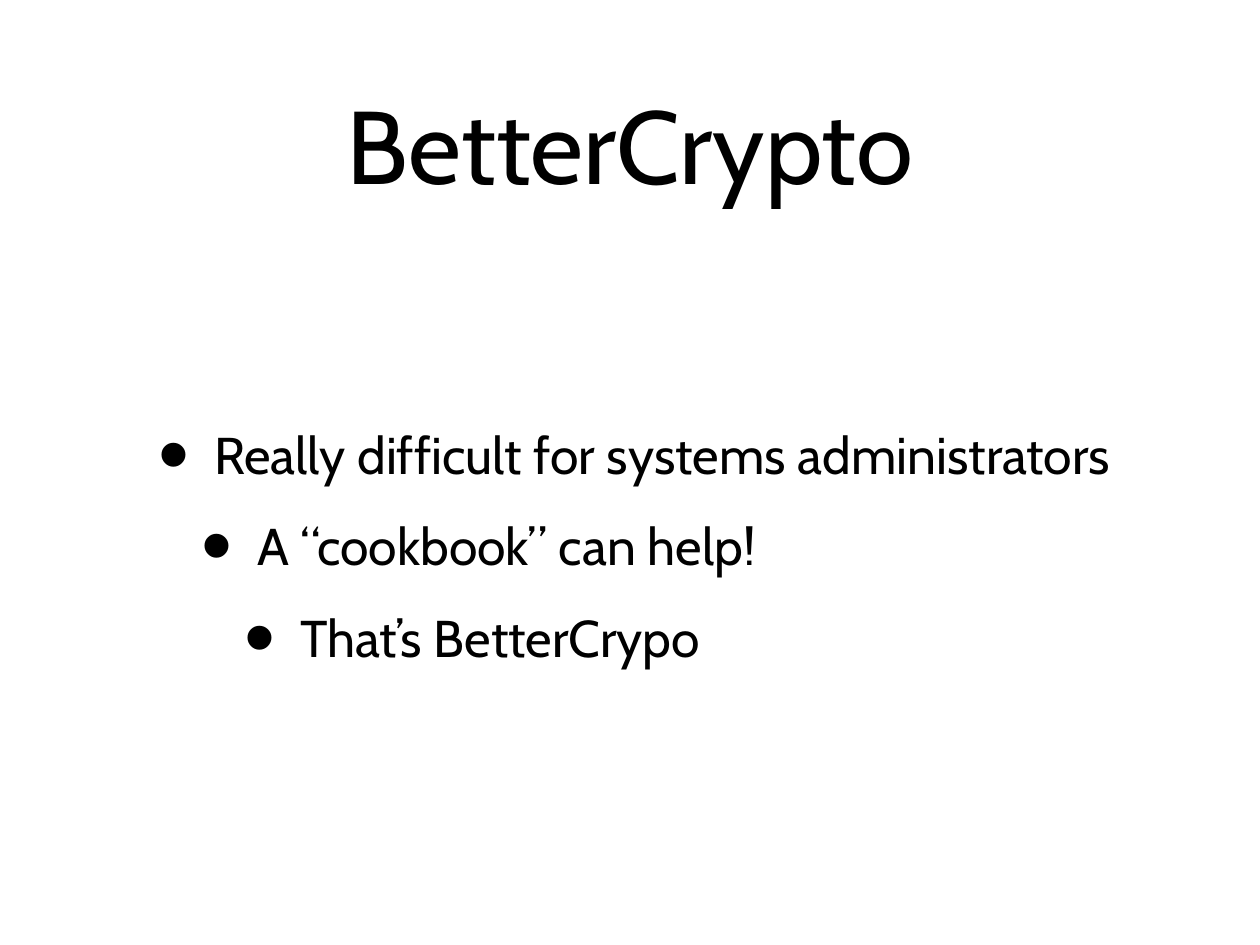
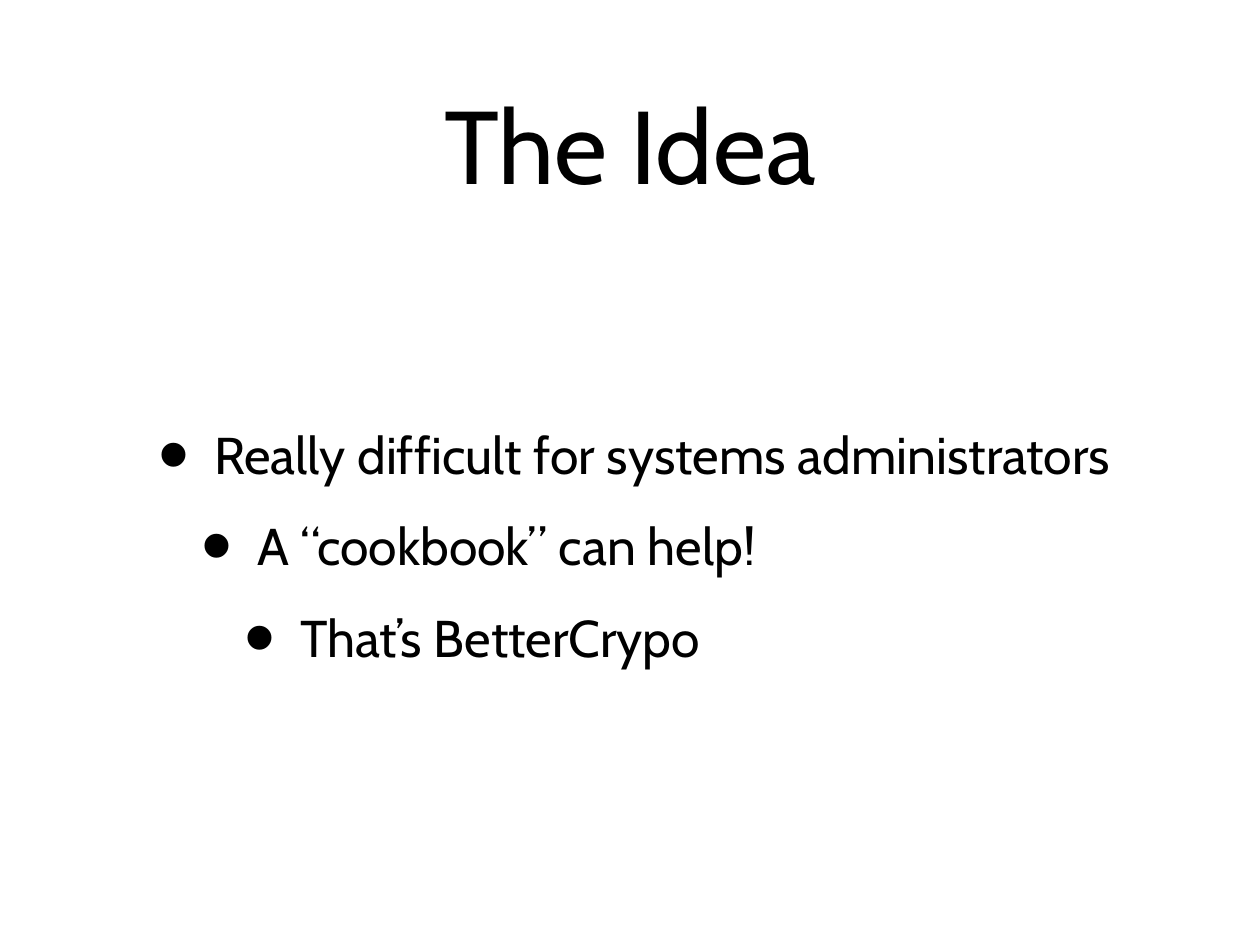
Before and after one commit to BetterCrypto/Applied-Crypto-Hardening, a slide deck: slide 12 of presentations/M3AWWG/draft_m3aawg.pptx (slide 8 before the commit). Drawn at 1260x945 pixels with LibreOffice and Linux fonts; fonts in the diff are those of the drawing. Boxes give left, top, right and bottom in pixels: in the first picture for what was removed or moved away, otherwise in the second. Text is boxed around its words. In the diff, an @@ line names an element or a change of style, - is before the commit and + after.

```diff
--- a/presentations/M3AWWG/draft_m3aawg.pptx
+++ b/presentations/M3AWWG/draft_m3aawg.pptx
@@ title at [444, 106, 816, 185]: text changed @@
-BetterCrypto
+The Idea
```
Also in this commit, not shown: 8 other slides changed, 5 slides added.
